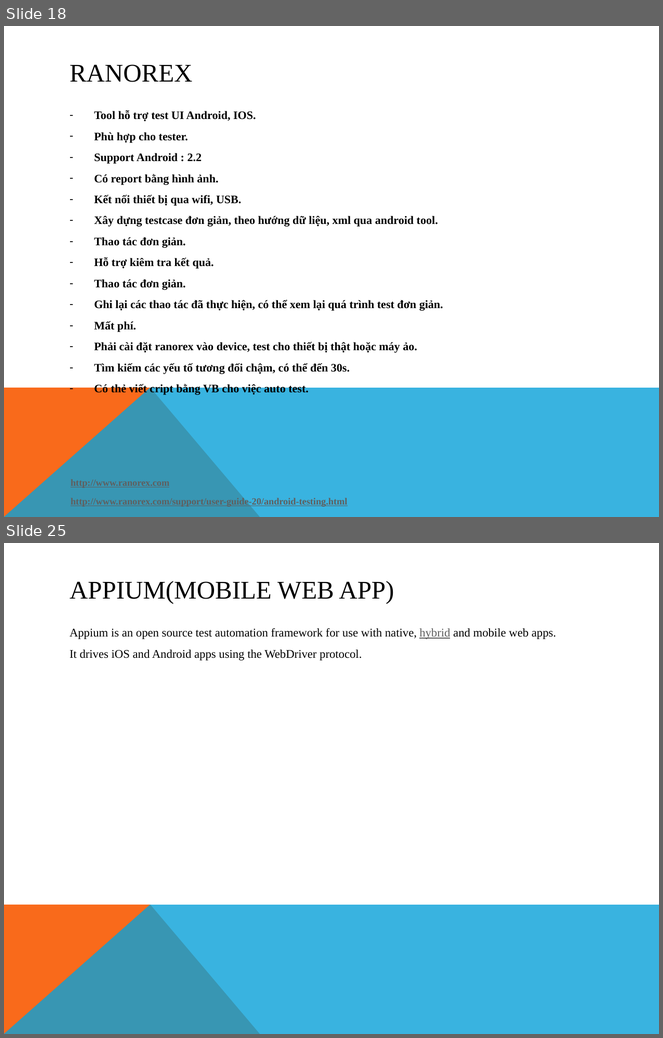
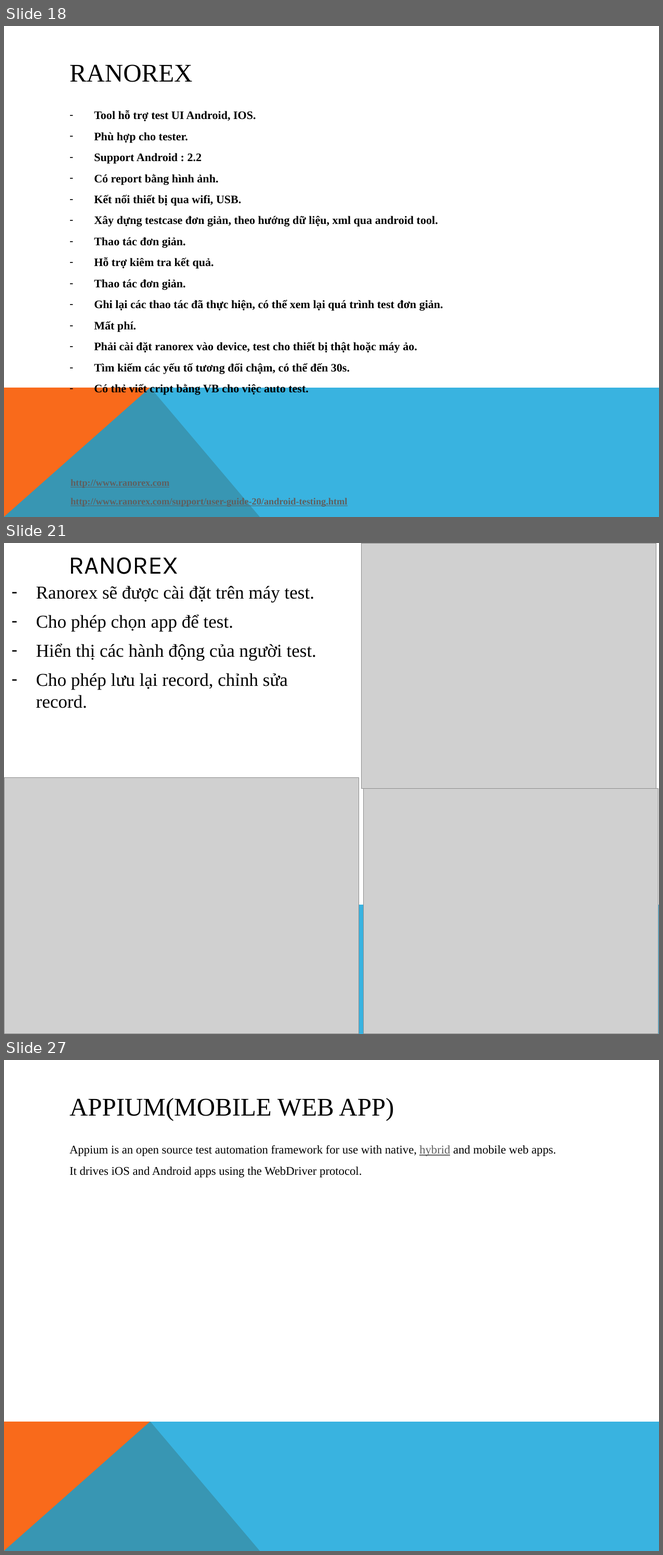
Before and after one commit to fordream/docs, a slide deck: auto-test/Android Autotest Tool.pptx. Shown one above the other, each under a label of ours: slides 18 and 25 before the commit, slides 18, 21 and 27 after it; the slides between them are not shown. The pictures are 663x1038 and 663x1555 pixels, drawn with LibreOffice and Linux fonts; fonts in the diff are those of the drawing; grey boxes stand for pictures. Boxes give left, top, right and bottom in pixels: in the first picture for what was removed or moved away, otherwise in the second. Text is boxed around its words. In the diff, an @@ line names an element or a change of style, - is before the commit and + after.

```diff
--- a/auto-test/Android Autotest Tool.pptx
+++ b/auto-test/Android Autotest Tool.pptx
@@ slide 21 added at [4,543,659,1034], background #FFFFFF; not listed: 2 template elements that a slide beside it also shows @@
@@ title added at [68,557,179,574], 28 pt, text #000000 @@
+RANOREX
@@ picture added at [362,543,657,788] @@
@@ text added at [36,586,317,708], 20 pt, text #000000 @@
+– Ranorex sẽ được cài đặt trên máy test.
+– Cho phép chọn app để test.
+– Hiển thị các hành động của người test.
+– Cho phép lưu lại record, chỉnh sửa record.
@@ picture added at [4,778,359,1034] @@
@@ picture added at [364,788,659,1034] @@
@@ what was slide 25 is now slide 27 @@
```
Also in this commit, not shown: 6 slides changed, 4 other slides added, 3 slides removed.
